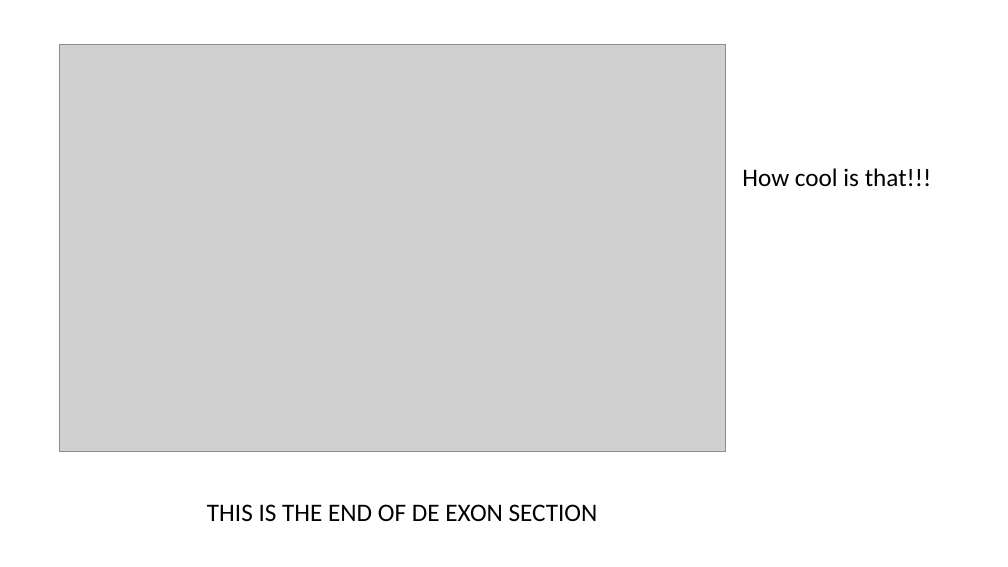
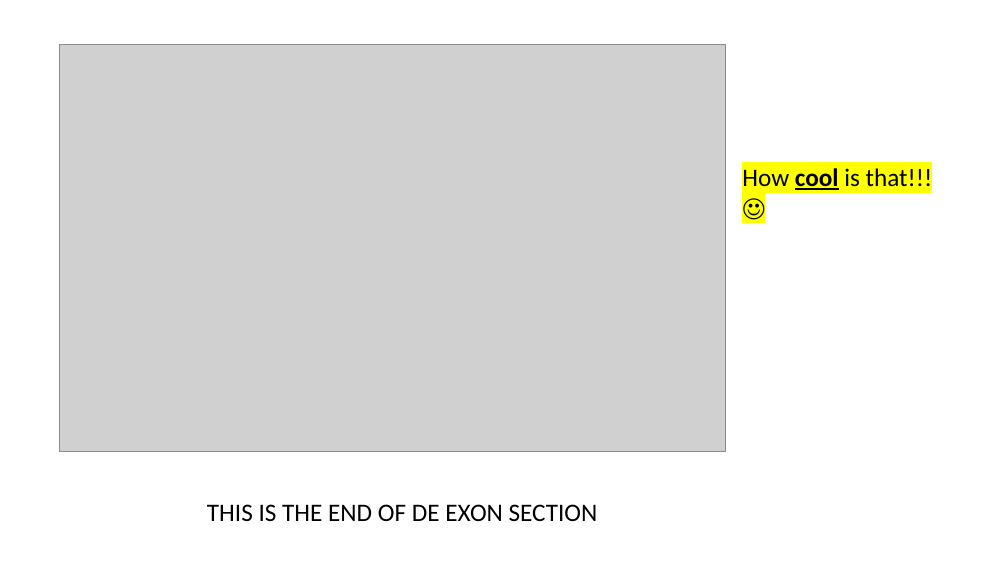
Before and after one commit to schlogl2017/RNAseq_workshop, a slide deck: slide 18 of powerpoint/6_RNAseq_DE.pptx. Drawn at 1008x567 pixels with LibreOffice and Linux fonts; fonts in the diff are those of the drawing; grey boxes stand for pictures. Boxes give left, top, right and bottom in pixels: in the first picture for what was removed or moved away, otherwise in the second. Text is boxed around its words. In the diff, an @@ line names an element or a change of style, - is before the commit and + after.

```diff
--- a/powerpoint/6_RNAseq_DE.pptx
+++ b/powerpoint/6_RNAseq_DE.pptx
@@ text at (742,165,933,192): text changed @@
-How cool is that!!!
+How cool is that!!! ☺
```
Also in this commit, not shown: 2 other slides changed.
